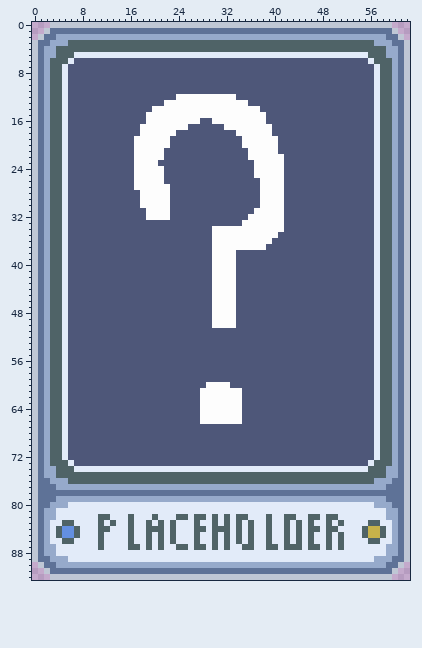
One commit to this sprite sheet: assets/1x/Moai.png. Above: the version before the commit.
Colours within 5 levels of each other are drawn and written as one.
Now the later version:
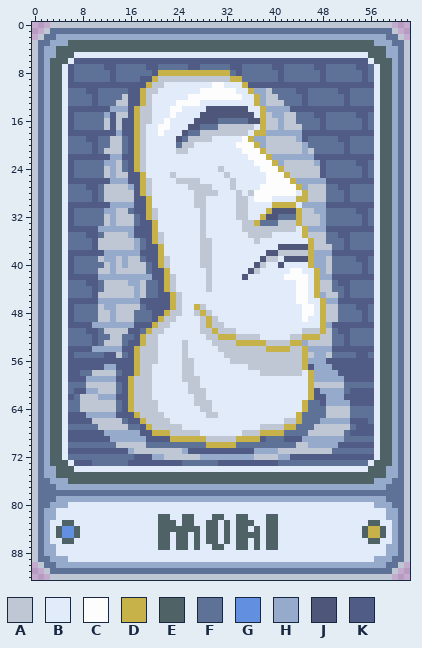
Palette (. is transparent): A #bfc7d5  B #e2ebf9  C #fdfdfd  D #c7b24a  E #4f6367  F #5e7297  G #638fe1  H #96aacb  J #4e5779  K #515c86
Changes in this commit:
file 63x93 -> 126x186 pixels (blocks of 1x1 -> 2x2; one block is one cell here)
Changed rows in their new state; - is an unchanged pixel.
first column x 6:
 6 -KKKKKKKKKKKKKKKKKKKKKKKKKKKKKKKKKKKKKKKKKKKKKKKKK-
 7 KFFFFFKKFFFFFKKFFFFFKKFFFFFKKFFFFFKKFFFFFKKFFFFFKKF
 8 KFFFFFFKFFFFFFKDDDDDDDDDDDDFKFFFFFFKFFFFFFKFFFFFFKF
 9 KFFFFFFKFFFFKKDAAAAAAAAAAAADDFFFFFFKFFFFFFKFFFFFFKF
10 KKKKKKKKKKKKKDAABBBBBBBBCCBBBDKKKKKKKKKKKKKKKKKKKKK
11 FFFKKFFFFFKKDAABBBBBBBCCCCCCBBDHHAFFFFKKFFFFFKKFFFF
12 FFFFKFFFFAKKDABBBBBB--------CBBDHAAFFFFKFFFFFFKFFFF
13 FFFFKFFFAAKKDABBBB----BBBBBBBBBDHAAAFFFKFFFFFFKFFFF
14 KKKKKKKHHHKDAABBB--BBBBJJJJJJJBBDHHHHKKKKKKKKKKKKKK
15 KFFFFFHKAAKDAABBB-BBBBJJJJJJJJJBDAHHAAFFFKKFFFFFKKF
16 KFFFFFAKAKKDAABB-BBBBJ--JFFFFFJJDAAHAAFFFFKFFFFFFKF
17 KFFFFFAKAKKDABB--BBB--FFFAAAAAABDAAHAAAFFFKFFFFFFKF
18 KKKKKKKKHKKDABB-BBB-FFAAAAAAAABDDHHHHHHKKKKKKKKKKKK
19 FFFKKFFAAFKDABBBBB-FAAAABBBBB-DHHAAAAAHKFFFFFKKFFFF
20 FFFFKFFAAFKDABBBBBFAABBBBBBBC--DHAAAAAAHFFFFFFKFFFF
21 FFFFKFAAAFKDABBBBBAABBBBBBBBBC--DAAAAAAHAFFFFFKFFFF
22 KKKKKKKHHKKDABBBBBBBBBBBBBBBBB---DHHHHHHHKKKKKKKKKK
23 KFFFFFHHAFKDABBBBBBBBBBBBBBBBBB---DHAAAAAHKFFFFFKKF
24 KFFFFFAHAFKDABBBBBBBBBBBBABBBBBB---DAAAAAAKFFFFFFKF
25 KFFFFFAHAAKKDBBBBABBBBBBBBABBBBBB---DAAAAAKFFFFFFKF
26 KKKKKKKHHHKKDABBBBAAAABBBBBABBBBB---CDHHHHHKKKKKKKK
27 FFFKKFAAAAHKDABBBBBBAAAABBBABBBB----CCDHAAAFFKKFFFF
28 FFFFKFAAAAAKDABBBBBBBAAAABBBABAC----CCBDAAAFFFKFFFF
29 FFFFKFAAAAAKKDBBBBBBBAABBBBBAABC--BBBBDDAAAFFFKFFFF
30 KKKKKKKHHHHKKDBBBBBBBAABBBBBAABBBBDDDDBHHHHKKKKKKKK
31 KFFFFFHHAAFKKDABBBBBBBABBBBBAABBBDJJ--DAAHHFFFFFKKF
32 KFFFFFAHAAAFKDABBBBBBBABBBBBAABBDJJFFFDAAAHFFFFFFKF
33 KFFFFFAHAAAFKKDBBBBBBBABBBBBBAADFFFAAADAAAHFFFFFFKF
34 KKKKKHHHHHHKKKDBBBBBBBABBBBBBAAAAAAAAABDHHHKKKKKKKK
35 FFFKKFAAAAHKKKDABBBBBBABBBBBBBAAAABBBBBDAAAFFKKFFFF
36 FFFFKAAAAAAHFKDABBBBBBAABBBBBBBABBBBBBBBDAAFFFKFFFF
37 FFFFKAAAAAAHFKKDBBBBBBAABBBBBBBBBBB-----DAAAFFKFFFF
38 KKKKKKHHHHHHKKKDBBBBBBAABBBBBBBBB--AAAAADHHHKKKKKKK
39 KFFFFAHHAHAAFKKDABBBBBAABBBBBBBB-AAB----DHHAFFFFKKF
40 KFFFFFAHAHAAAFKDABBBBBAABBBBBBB-ABB-BBBBDHHAFFFFFKF
41 KFFFFAAHAAAAAFKKDBBBBBBABBBBBB-ABBBBBCCBBDHAFFFFFKF
42 KKKKKHHHHHHHHHKKDABBBBBABBBBB-BBBBBBCCCCBDHHKKKKKKK
43 FFFKKFAAAAHHAFFKDABBBBBABBBBBBBBBBBBBBCCBDAAFKKFFFF
44 FFFFKFAAAAAHAFFKDABBBBBABBBBBBBBBBBBBBCCBDAAFFKFFFF
45 FFFFKAAAAAAHAFFKKDABBBBBBBBBBBBBBBBBBBCCBDHAAFKFFFF
46 KKKKKHHHHHHHKKKKKDABBBBBBBBBBBBBBBBBBBCCBBDHHKKKKKK
47 KFFFFAHHAAAAFKKKKDABBDABBBBBBBBBBBBBBBBCCBDAAFFFKKF
48 KFFFFAAHAAAFFFKKDAABBADABBBBBBBBBBBBBBBCCBDAAFFFFKF
49 KFFFFAAHAAAFFFKDAABBBBADABBBBBBBBBBBBBBCBBDAAFFFFKF
50 KKKKHHHHHHHKKKDAABBBBBADAABBBBBBBBBBBBBBBBDHKKKKKKK
51 FFFKKFAAAAKKFDAABBBBBBAADAAABBBBBBBBBBBAAADAFKKFFFF
52 FFFFKFFAAFFKDAABBBBBBBBAADDDAAAABBBBBAADDDAAFFKFFFF
53 FFFFKFAAAFKKDAABBBBABBBBAAAADDDDDAAAADDHAAAAFFKFFFF
54 KKKKHHHHHKKDAAABBBBABBBBBAAAAAAAADDDDAADHHHHKKKKKKK
55 KFFFFFKKAFKDAAABBBBABBBBBBAAAAAAAAAAAAADAHHAFFFFKKF
56 KKKKKKKKKKKDAAABBBBAABBBBBBAAAAAAAAAAAADHHHKKKKKKKK
57 KKKKKKHHKKKDAABBBBBAABBBBBBBBBAAAAAAAAADKHHHKKKKKKK
58 KKFFAAAAFKKDAABBBBBAABBBBBBBBBBBAAAAAAABDHHHHKKKKKK
59 KKKHHHHHKKDAAABBBBBAAABBBBBBBBBBBBBBBBBBDHHHHHKKKKK
60 FFFAAAAAFKDAAABBBBBBAABBBBBBBBBBBBBBBBBBDAAAAAFFFFF
61 FKKHHAAAFKDAAABBBBBBAAABBBBBBBBBBBBBBBBBDKHHHHFKKKK
62 KFAAAHHHKKDAAABBBBBBBAABBBBBBBBBBBBBBBBBDKKHHHKKKKK
63 FFAAAAAAFKDAAAABBBBBBAAABBBBBBBBBBBBBBBDFFKHHHHKKKK
64 FFAAAAAAFKDAAAABBBBBBBAABBBBBBBBBBBBBBBDFFFAAAAFFFF
65 KKKHHHHHKKKDAAAABBBBBBBAABBBBBBBBBBBBBDFFFFAAAAFFFF
66 KKKKAAAAAFKKDAAAABBBBBBBBBBBBBBBBBBBAADFFFHHHHHKKKF
67 FFFFFAAAAAFFKDAAAAABBBBBBBBBBBBBAAAADDFFFAAAAAAFKKK
68 KKKKKKHHHHHHKKDDDAAAAABBBBBBBAAADDDDFFFFAAAAAAFKKKK
69 KKKKKKKHHHHHHKKKKDDDDDDAAAAADDDDKFFFKKKHHHHHHHFFFFF
70 FFFFFFFFAAAAAFFFFFFFFFFDDDDDFFFFFFFFFFAAHHHHHKKKKKK
71 KKKKKKKKKKHAAAAAAAAHKKKKKKKKKKKHHHHAAAAAAAAAFFFFFFF
72 FFFFFFFFFFFKKKHHAAAAAAHHHHHHHHHAAAAHHKKKKKKKKKKKKKK
73 -KKKFFFFFFKKKKKKKKKFFFFFFKKKKKKKKKKFFFFFFFFFFFFFFF-
first column x 11:
82 BB---B---BEE-B-EBB--EB-------E-BB--BB-BB-
83 B-B--B--B--E--EEB-E-----E----E-B-B-B--B-B
84 BB---B--BB-E-EEE-BE-B---EBE--E-B-B-BB-BB-
85 B----B--B--EBEE---E-----E-E--E-B-B-B--B-B
86 B----B--B--EBEE---E-----EBE--E-B-B-B--B-B
87 B----BB-B--E-----B--EB-E-BE----BBB-BB-B-B
